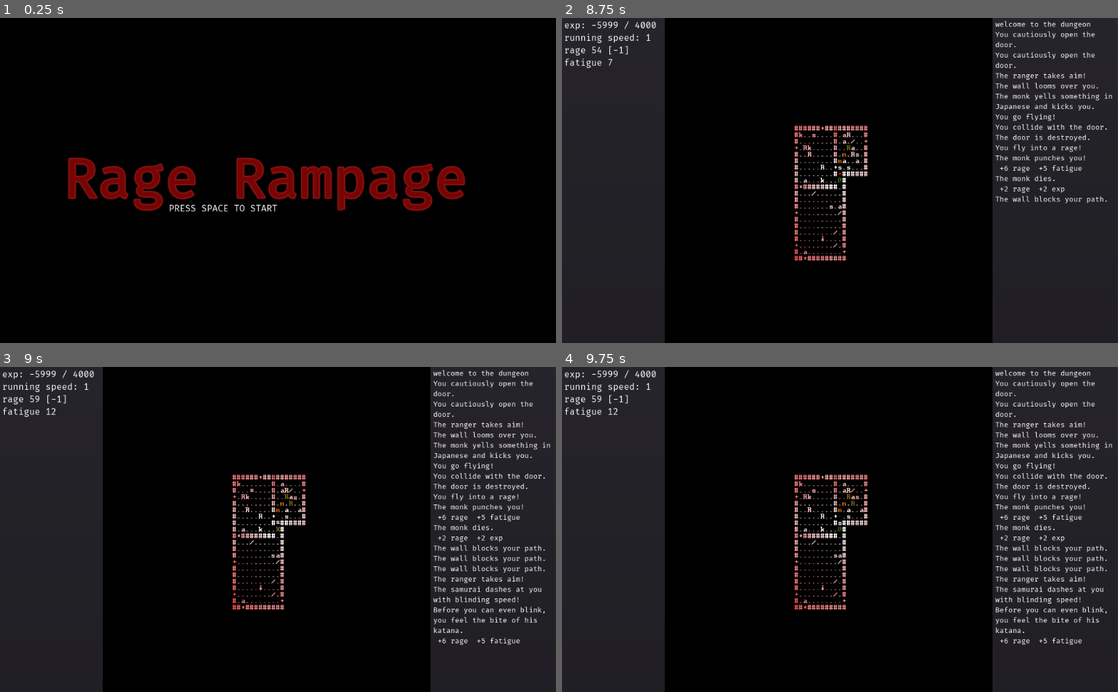
Above: before the commit, frames 1-4 (two rows, left to right).
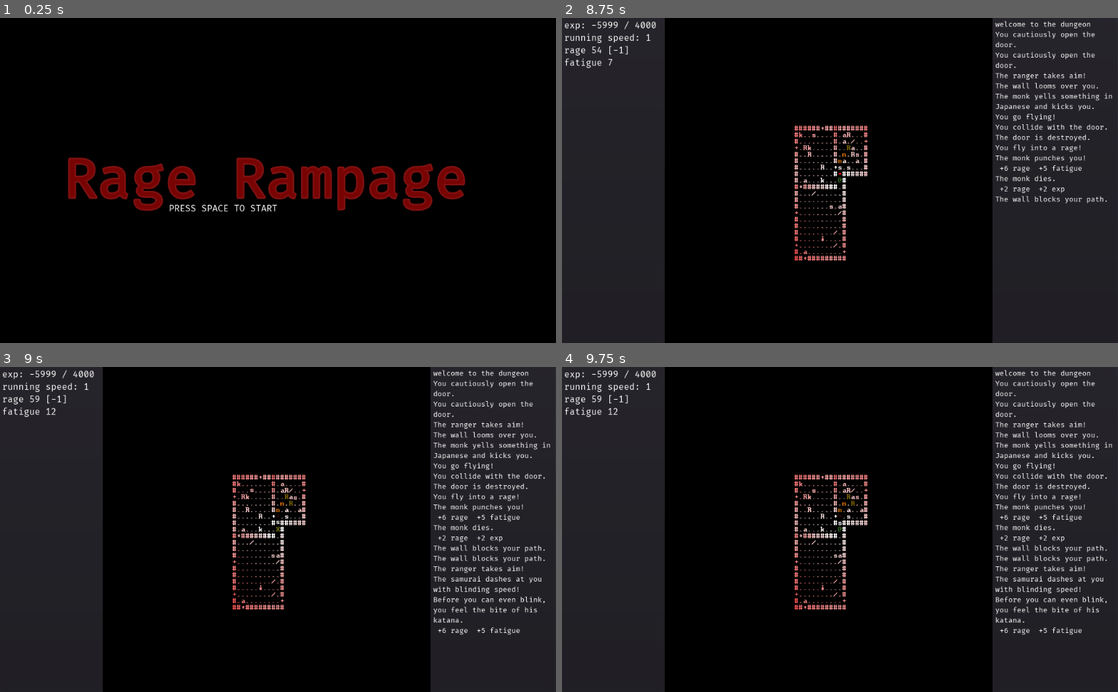
Above: after the commit, the same moments.

Repository: redxaxder/7DRL2022
Game: Godot game, scene res://scenes/root.tscn
Same seed, same stepped clock (60 frames per second), same inputs: the game is played once before the commit and once after it.
Inputs:
- Up to frame 1 (0.25 s): no input
- Up to frame 2 (8.75 s): tap Space (action) at 0.5, 4.25, 4.35, 5.75 s; hold Space (action) 0.53-1.28 s; hold Up (up) 0.53-2 s; tap Enter (level_up) at 1.35, 2.75, 5, 7.35 s; click "Each turn, there is a 20% cha…" at 2 s; hold Left (left) 2.78-3.5 s; hold . (pass) 2.78-3.5 s; click "After gaining a perk (includi…" at 3.5 s; hold Left (left) 4.28-5.03 s; hold Down (down) 5.03-5.78 s; hold Enter (level_up) 5.03-5.78 s; hold Right (right) 5.78-6.53 s; tap . (pass) at 5.85 s; hold Up (up) 6.53-7.28 s; hold Space (action) 6.53-7.28 s; hold Right (right) 7.28-8 s; click "After rage ends, gain 1 addit…" at 8 s
- Up to frame 3 (9 s): hold Right (right) from 8.78 s (still down); hold . (pass) from 8.78 s (still down)
- Up to frame 4 (9.75 s): keep holding Right (right); release . (pass) at 9.53 s; tap Space (action) at 9.6 s

Frames 1-2 are identical in both runs. In frame 3, 1.0% of the frame differs, in the area x 77-98%, y 61-86%; in frame 4, 1.0%.

Commit message:
run sync

Diff:
--- a/scenes/director.gd
+++ b/scenes/director.gd
@@ -80,8 +80,6 @@
 	terrain.load_map(map_id)
 	pc_dijkstra.refresh()
 	area_seen += terrain.width * terrain.height
-	print("map id: {0} \n area: {1}".format([map_id, terrain.width * terrain.height]))
-	print(area_seen)
 	var starting_room: Vector3 = Vector3(10000,10000,100000)
 	for room in terrain.map.rooms:
 		if room.z > 1:
--- a/scenes/run.gd
+++ b/scenes/run.gd
@@ -109,6 +109,9 @@
 					if items.size() > 0:
 						pc.pick_up(items[0],p)
 					update_pan(dir)
+				else:
+					pc.stop_run()
+					break
 			if not acted:
 				pc.run_speed = 1
 		if acted:
@@ -131,7 +134,10 @@
 	status_text += "exp: {0} / {1}\n".format([pc.experience, pc.experience_needed])
 	if pc.experience >= pc.experience_needed && pc.rage == 0:
 		status_text += "Press enter to level up\n"
-	status_text += "running speed: {0}\n".format([pc.run_speed])
+	if pc.run_dir >= 0 and pc.run_speed >= 1:
+		status_text += "running speed: {0}\n".format([min(pc.run_speed + 1, pc.max_run_speed)])
+	else:
+		status_text += "running speed: 1\n"
 	if pc.pickup != null || pc.weapon != null:
 		status_text += "holding:\n"
 		if pc.pickup != null && !pc.southpaw:
--- a/sprites/door.gd
+++ b/sprites/door.gd
@@ -20,10 +20,11 @@
 	return true
 
 func nudge(_dir: int, player_opened: bool = true) -> bool:
-	if player_opened:
-		combatLog.say("You cautiously open the door.")
-	else:
-		combatLog.say("You hear a door open.")
+	if combatLog != null:
+		if player_opened:
+			combatLog.say("You cautiously open the door.")
+		else:
+			combatLog.say("You hear a door open.")
 	die(Vector2(0,0))
 	return true
 
--- a/sprites/pc.gd
+++ b/sprites/pc.gd
@@ -109,6 +109,7 @@
 func stop_run():
 	self.run_speed = 1
 	self.run_dir = -1
+	emit_signal(constants.PLAYER_STATUS_CHANGED)
 
 func try_attack(dir, force_bear_hands: bool = false) -> bool:
 	var can_attack = false
